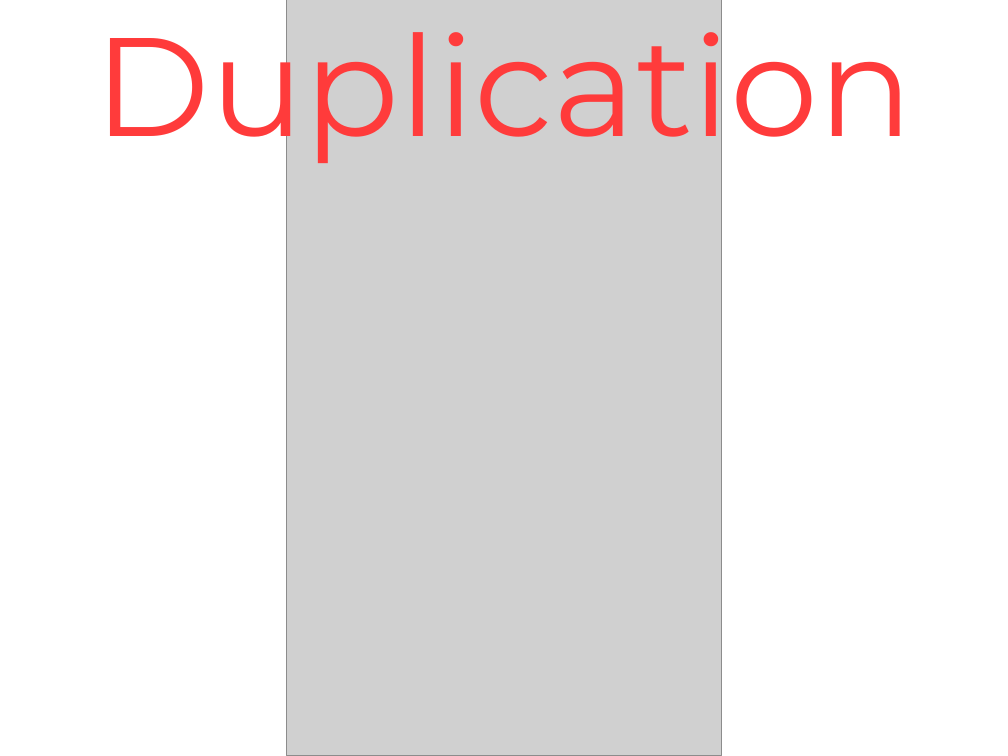
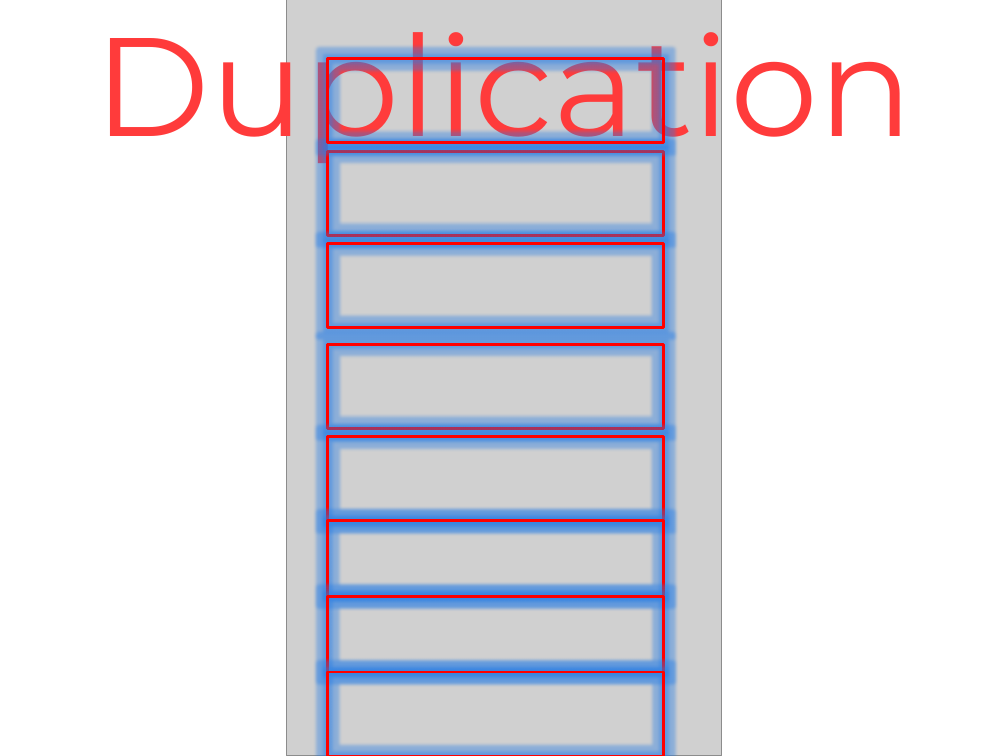
Before and after one commit to isidore/RefactoringClass, a slide deck: slide 28 of Slides/Duplication.pptx. Drawn at 1008x756 pixels with LibreOffice and Linux fonts; fonts in the diff are those of the drawing; grey boxes stand for pictures. Boxes give left, top, right and bottom in pixels: in the first picture for what was removed or moved away, otherwise in the second. Text is boxed around its words. In the diff, an @@ line names an element or a change of style, - is before the commit and + after.

```diff
--- a/Slides/Duplication.pptx
+++ b/Slides/Duplication.pptx
@@ rectangle added at [328, 58, 663, 142], outline #FF0000 2 pt @@
@@ rectangle added at [328, 151, 663, 235], outline #FF0000 2 pt @@
@@ rectangle added at [328, 244, 663, 328], outline #FF0000 2 pt @@
@@ rectangle added at [328, 345, 663, 428], outline #FF0000 2 pt @@
@@ rectangle added at [328, 436, 663, 520], outline #FF0000 2 pt @@
@@ rectangle added at [328, 521, 663, 597], outline #FF0000 2 pt @@
@@ rectangle added at [328, 597, 663, 672], outline #FF0000 2 pt @@
@@ rectangle added at [328, 672, 663, 756], outline #FF0000 2 pt @@
```
Also in this commit, not shown: 49 other slides changed, 6 slides removed, 25 other files.
